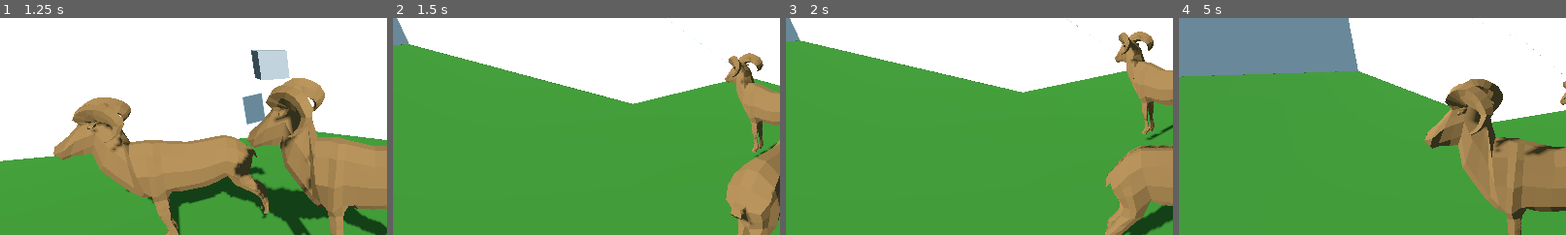
Above: before the commit, frames 1-4 (left to right).
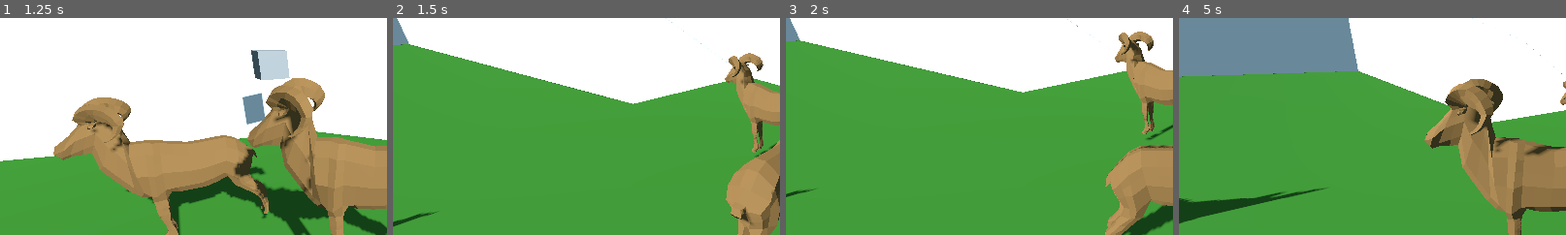
Above: after the commit, the same moments.

Repository: sasankthapa/PirateSoftwareGameJam16
Game: Godot game, scene res://Scene/world_1.tscn
The game is run twice, just before and just after one commit, with the same random seed, the same clock (stepped at 60 frames per second) and the same inputs.
Inputs (mouse positions are % of the whole screen's width and height, from its top left):
- Up to frame 1 (1.25 s): tap Enter (ui_accept) at 0.5, 0.77 s; move the mouse to (55, 50) at 0.52 s; tap A (A_KEY) at 0.6 s
- Up to frame 2 (1.5 s): move the mouse to (45, 50) at 1.27 s; tap D (D_KEY) at 1.35 s
- Up to frame 3 (2 s): tap Enter (ui_accept) at 1.52 s
- Up to frame 4 (5 s): move the mouse to (52, 48) at 2.02 s; hold Shift (SHIFT_KEY) 2.03-2.78 s; move the mouse to (49, 52) at 2.77 s; tap S (S_KEY) at 2.85 s; tap Enter (ui_accept) at 3.02, 3.77, 4.52 s; move the mouse to (57, 51) at 3.52 s; tap W (W_KEY) at 3.6 s; move the mouse to (42, 49) at 4.27 s; tap A (A_KEY) at 4.35 s
The pictures show only the part of the screen within x 0-50%, y 24-74%; the shares and areas given below are measured in that part.

Frame 1 is identical in both runs. In frame 2, 0.2% of the frame differs, in the area x 0-12%, y 89-97%; in frame 3, less than 0.1%; in frame 4, 1.7%, in the area x 0-39%, y 78-95%.

Commit message:
Import Deer

Diff:
--- a/Scene/world_1.tscn
+++ b/Scene/world_1.tscn
@@ -1,8 +1,9 @@
-[gd_scene load_steps=8 format=3 uid="uid://c76byv85cp5x"]
+[gd_scene load_steps=9 format=3 uid="uid://c76byv85cp5x"]
 
 [ext_resource type="PackedScene" uid="uid://bwrn2350dk4mk" path="res://Scene/player.tscn" id="1_ue8en"]
 [ext_resource type="PackedScene" uid="uid://dviecswnrthm8" path="res://Assets_in_Progress/HomeLevel_Collision.tscn" id="2_pjo7m"]
-[ext_resource type="PackedScene" uid="uid://c7cstcmlt0bve" path="res://Scene/Ram_basic.tscn" id="3_f4huk"]
+[ext_resource type="PackedScene" uid="uid://6h5kfv4q6t63" path="res://Scene/Ram_basic.tscn" id="3_f4huk"]
+[ext_resource type="PackedScene" uid="uid://be0w2144133jd" path="res://Assets_in_Progress/DeerCreature.glb" id="4_fae0y"]
 
 [sub_resource type="PlaneMesh" id="PlaneMesh_7x2ak"]
 size = Vector2(200, 200)
@@ -50,3 +51,6 @@
 
 [node name="Ram_jkw" parent="." instance=ExtResource("3_f4huk")]
 transform = Transform3D(1, 0, 0, 0, 1, 0, 0, 0, 1, -2.77173, -0.58416, -4.31955)
+
+[node name="DeerCreature2" parent="." instance=ExtResource("4_fae0y")]
+transform = Transform3D(1, 0, 0, 0, 1, 0, 0, 0, 1, -6.94954, -2.62852, 21.3011)
Binary file added: Assets_in_Progress/DeerCreature.glb
Not shown, added: Assets_in_Progress/DeerCreature.glb.import
Binary file added: Assets_in_Progress/Ram_jkw_02.glb
Not shown, added: Assets_in_Progress/Ram_jkw_02.glb.import
